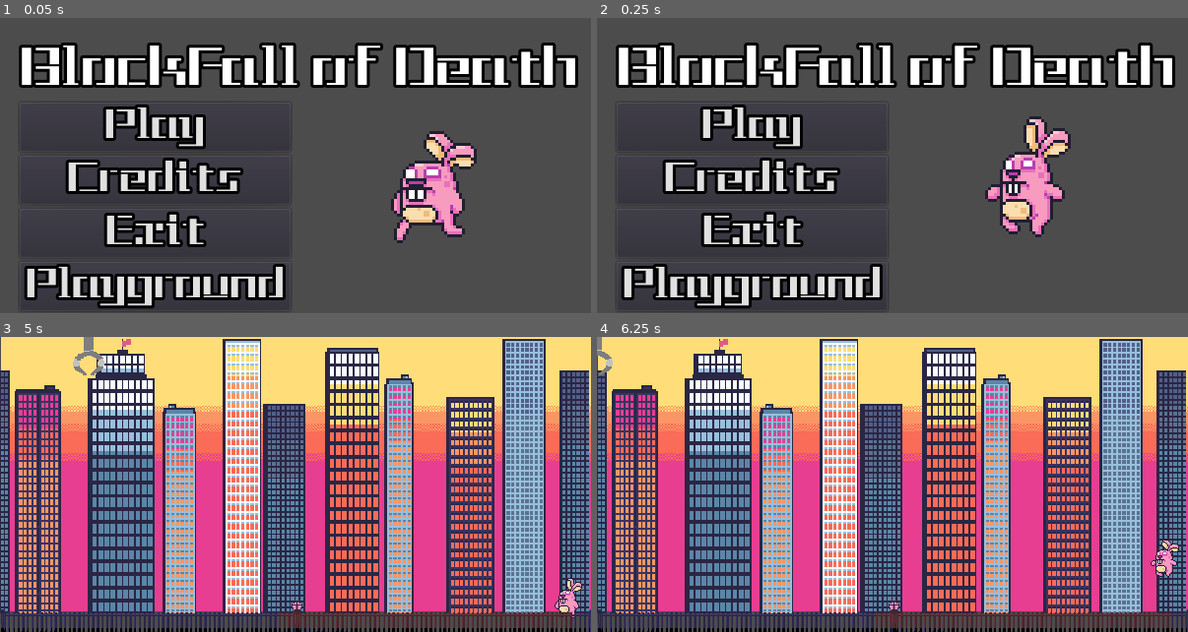
Above: before the commit, frames 1-4 (two rows, left to right).
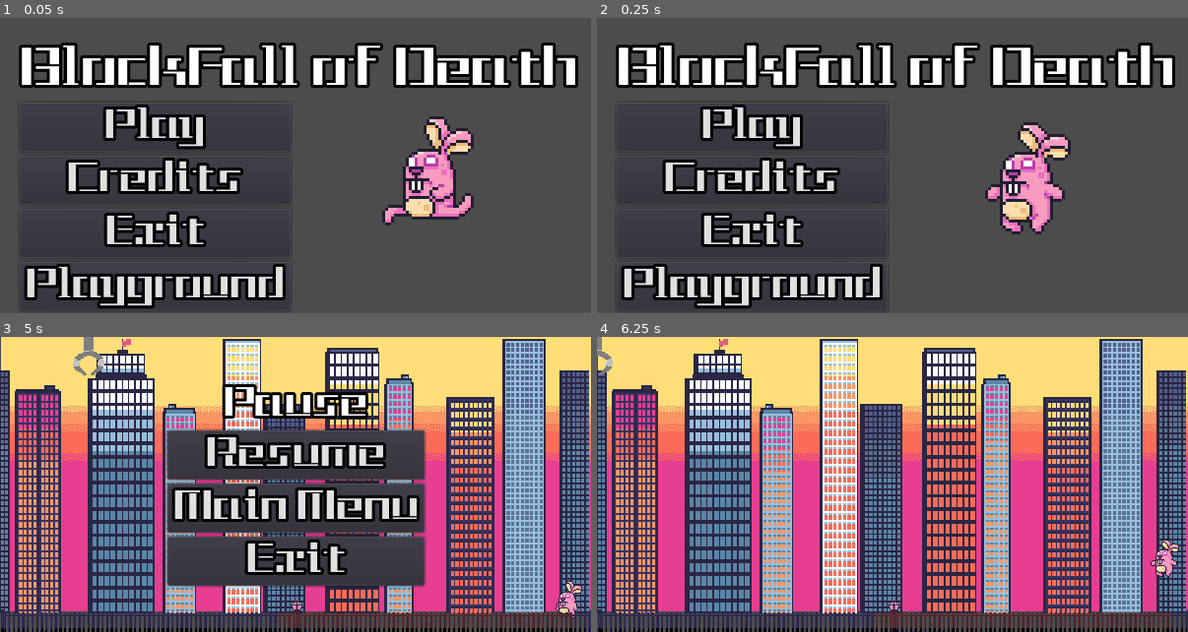
Above: after the commit, the same moments.

Repository: TinSlim/Block-Fall-of-Death
Game: Godot game, scene res://scenes/ui/main_menu.tscn
The game is run twice, just before and just after one commit, with the same random seed, the same clock (stepped at 60 frames per second) and the same inputs.
Inputs (mouse positions are in pixels of both pictures, inside the frame that each line leads up to):
- Up to frame 1 (0.05 s): no input
- Up to frame 2 (0.25 s): no input
- Up to frame 3 (5 s): click "Play" at 0.5 s; hold D (move_claw_right) 1.28-2.78 s; tap Up (move_player_up) at 1.52, 2.27, 3.77, 4.52 s; hold A (move_claw_left) 2.78-3.53 s; hold D (move_claw_right) from 3.53 s (still down); tap Escape (pause, bound only after the commit) at 4.9 s
- Up to frame 4 (6.25 s): release D (move_claw_right) at 5 s; click (892, 455) at 5 s, where only the run after the commit has a clickable "Resume"; hold A (move_claw_left) from 5.78 s (still down); tap Up (move_player_up) at 6.02 s

The runs differ from the first frame. In frame 1, 3.4% of the frame differs, in the area x 64-81%, y 33-77%; in frame 2, 0.7%; in frame 3, 23%, in the area x 28-99%, y 16-94%; in frame 4, nothing differs.

Commit message:
Pause Menu

Diff:
--- a/project.godot
+++ b/project.godot
@@ -83,6 +83,11 @@
 "events": [ Object(InputEventKey,"resource_local_to_scene":false,"resource_name":"","device":0,"alt":false,"shift":false,"control":false,"meta":false,"command":false,"pressed":false,"scancode":0,"physical_scancode":16777234,"unicode":0,"echo":false,"script":null)
  ]
 }
+pause={
+"deadzone": 0.5,
+"events": [ Object(InputEventKey,"resource_local_to_scene":false,"resource_name":"","device":0,"alt":false,"shift":false,"control":false,"meta":false,"command":false,"pressed":false,"scancode":0,"physical_scancode":16777217,"unicode":0,"echo":false,"script":null)
+ ]
+}
 
 [physics]
 
--- a/scenes/bunny.tscn
+++ b/scenes/bunny.tscn
@@ -1,10 +1,11 @@
-[gd_scene load_steps=34 format=2]
+[gd_scene load_steps=35 format=2]
 
 [ext_resource path="res://scripts/dunny.gd" type="Script" id=1]
 [ext_resource path="res://sprites/Idle (34x44).png" type="Texture" id=2]
 [ext_resource path="res://sprites/Run (34x44).png" type="Texture" id=3]
 [ext_resource path="res://sprites/Jump.png" type="Texture" id=4]
 [ext_resource path="res://sprites/Fall.png" type="Texture" id=5]
+[ext_resource path="res://scenes/ui/pause_menu.tscn" type="PackedScene" id=6]
 
 [sub_resource type="CapsuleShape2D" id=1]
 height = 8.0
@@ -382,3 +383,18 @@
 position = Vector2( 0, -3 )
 texture = SubResource( 12 )
 hframes = 10
+
+[node name="CanvasLayer" type="CanvasLayer" parent="."]
+
+[node name="PauseMenu" parent="CanvasLayer" instance=ExtResource( 6 )]
+anchor_left = 0.5
+anchor_top = 0.5
+anchor_right = 0.5
+anchor_bottom = 0.5
+margin_left = -155.5
+margin_top = -128.0
+margin_right = 155.5
+margin_bottom = 128.0
+__meta__ = {
+"_edit_use_anchors_": true
+}
--- a/scenes/ui/main_menu.tscn
+++ b/scenes/ui/main_menu.tscn
@@ -127,6 +127,6 @@
 position = Vector2( 419, 77 )
 scale = Vector2( 3, 3 )
 frames = SubResource( 14 )
-frame = 4
+frame = 1
 speed_scale = 4.0
 playing = true
--- /dev/null
+++ b/scenes/ui/pause_menu.gd
@@ -0,0 +1,27 @@
+extends MarginContainer
+
+onready var resume = $VBoxContainer/Resume
+onready var main_menu = $VBoxContainer/MainMenu
+onready var exit = $VBoxContainer/Exit
+
+func _ready():
+	resume.connect("pressed",self,"_on_resume_pressed")
+	main_menu.connect("pressed",self,"_on_main_menu_pressed")
+	exit.connect("pressed",self,"_on_exit_pressed")
+	visible = false
+
+func _input(event):
+	if event.is_action_pressed("pause"):
+		visible = not visible
+		get_tree().paused = visible
+
+func _on_resume_pressed():
+	get_tree().paused = false
+	visible = not visible
+
+func _on_main_menu_pressed():
+	get_tree().change_scene("res://scenes/ui/main_menu.tscn")
+	get_tree().paused = false
+
+func _on_exit_pressed():
+	get_tree().quit()
--- /dev/null
+++ b/scenes/ui/pause_menu.tscn
@@ -0,0 +1,43 @@
+[gd_scene load_steps=3 format=2]
+
+[ext_resource path="res://Resources/theme.tres" type="Theme" id=1]
+[ext_resource path="res://scenes/ui/pause_menu.gd" type="Script" id=2]
+
+[node name="PauseMenu" type="MarginContainer"]
+pause_mode = 2
+anchor_right = 1.0
+anchor_bottom = 1.0
+theme = ExtResource( 1 )
+script = ExtResource( 2 )
+
+[node name="VBoxContainer" type="VBoxContainer" parent="."]
+margin_left = 169.0
+margin_top = 25.0
+margin_right = 430.0
+margin_bottom = 275.0
+size_flags_horizontal = 4
+size_flags_vertical = 5
+
+[node name="Label" type="Label" parent="VBoxContainer"]
+margin_right = 261.0
+margin_bottom = 44.0
+text = "Pause"
+align = 1
+
+[node name="Resume" type="Button" parent="VBoxContainer"]
+margin_top = 48.0
+margin_right = 261.0
+margin_bottom = 98.0
+text = "Resume"
+
+[node name="MainMenu" type="Button" parent="VBoxContainer"]
+margin_top = 102.0
+margin_right = 261.0
+margin_bottom = 152.0
+text = "Main Menu"
+
+[node name="Exit" type="Button" parent="VBoxContainer"]
+margin_top = 156.0
+margin_right = 261.0
+margin_bottom = 206.0
+text = "Exit"
